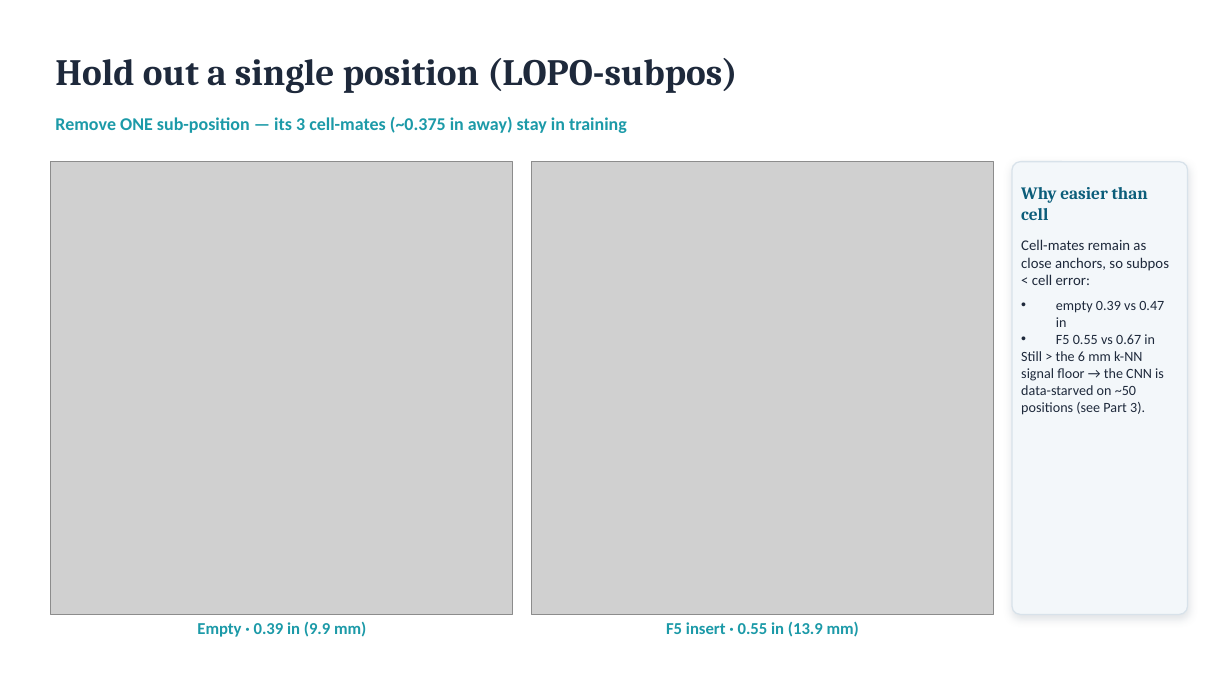
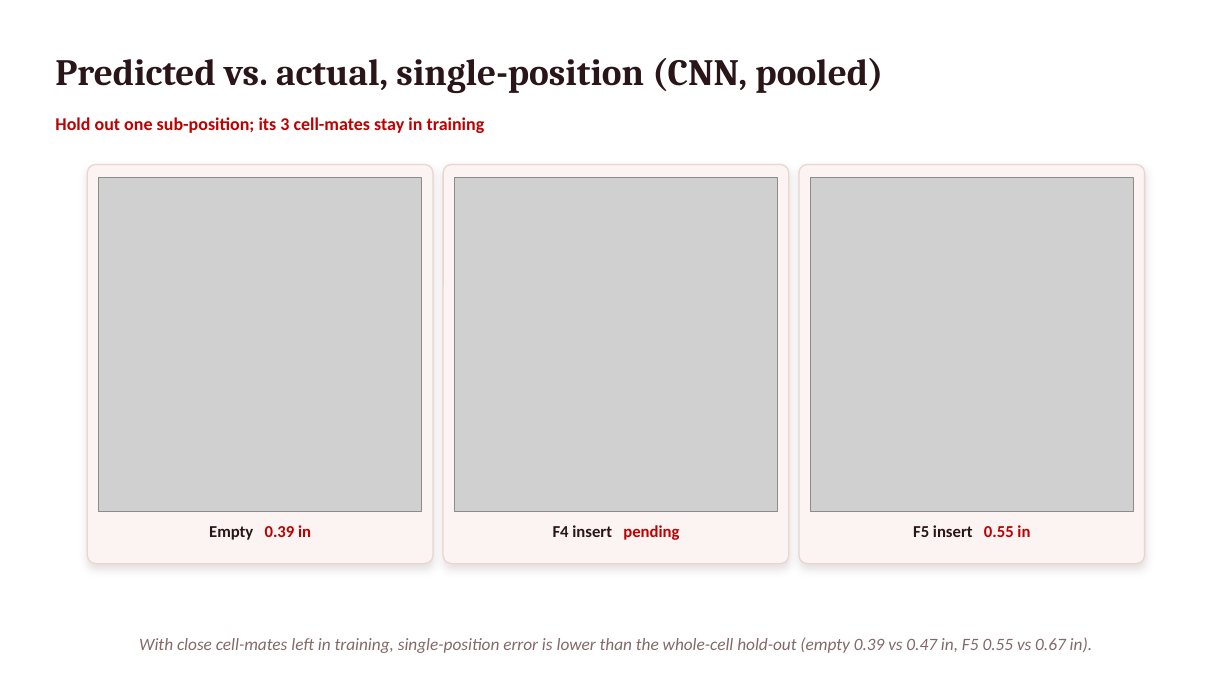
Before and after one commit to pmart1534/microwave-phantom-localization-cnn-mlp, a slide deck: slide 9 of regression_deck/Deck1_Measured_Regression.pptx (slide 8 before the commit). Drawn at 1232x693 pixels with LibreOffice and Linux fonts; fonts in the diff are those of the drawing; grey boxes stand for pictures. Boxes give left, top, right and bottom in pixels: in the first picture for what was removed or moved away, otherwise in the second. Text is boxed around its words. In the diff, an @@ line names an element or a change of style, - is before the commit and + after.

```diff
--- a/regression_deck/Deck1_Measured_Regression.pptx
+++ b/regression_deck/Deck1_Measured_Regression.pptx
@@ text at <box>55,58,883,93</box>: text changed; text colour #1E293B to #2A1618 @@
-Hold out a single position (LOPO-subpos)
+Predicted vs. actual, single-position (CNN, pooled)
@@ text at <box>55,117,485,133</box>: text changed; text colour #1C9AA8 to #BE0000 @@
-Remove ONE sub-position — its 3 cell-mates (~0.375 in away) stay in training
+Hold out one sub-position; its 3 cell-mates stay in training
@@ rounded rectangle added at <box>87,165,433,564</box>, fill #FBF4F2, outline #E7D6D1 1 pt @@
@@ picture: place and size @@
-picture at <box>51,162,513,615</box>
+picture at <box>98,177,421,512</box>
@@ rounded rectangle added at <box>443,165,788,564</box>, fill #FBF4F2, outline #E7D6D1 1 pt @@
@@ picture added at <box>455,177,778,512</box> @@
@@ picture removed at <box>531,162,994,615</box> @@
@@ rounded rectangle added at <box>799,165,1144,564</box>, fill #FBF4F2, outline #E7D6D1 1 pt @@
@@ picture added at <box>811,177,1134,512</box> @@
@@ rounded rectangle removed at <box>1012,162,1188,615</box> @@
@@ text removed at <box>1021,187,1148,220</box> @@
-Why easier than cell
@@ text removed at <box>1021,239,1169,415</box> @@
-Cell-mates remain as close anchors, so subpos < cell error:
-• empty 0.39 vs 0.47 in
-• F5 0.55 vs 0.67 in
-Still > the 6 mm k-NN signal floor → the CNN is data-starved on ~50 positions (see Part 3).
@@ text at <box>209,525,311,540</box>: text changed; text colour #1C9AA8 to #BE0000 @@
-Empty · 0.39 in (9.9 mm)
+Empty 0.39 in
@@ text added at <box>553,525,679,540</box>, 13 pt, text #2A1618, bold @@
+F4 insert pending
@@ text at <box>913,525,1030,537</box>: text changed; text colour #1C9AA8 to #2A1618 @@
-F5 insert · 0.55 in (13.9 mm)
+F5 insert 0.55 in
@@ text added at <box>139,637,1092,653</box>, 13.5 pt, text #836A68, italic @@
+With close cell-mates left in training, single-position error is lower than the whole-cell hold-out (empty 0.39 vs 0.47 in, F5 0.55 vs 0.67 in).
```
Also in this commit, not shown: 10 other slides changed, 2 slides added, 12 other files.
